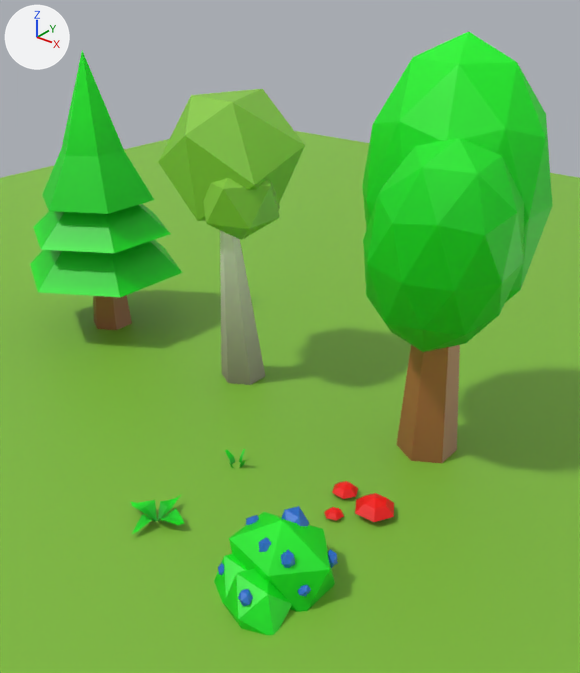
The Blender file assets/world.blend as it was, and as the next commit left it.
Camera for both pictures: a camera (50 mm lens) standing at (3.15, -4.6, 3.79) and looking at (-0.63, 0.13, 0.86). Arrows for +X, +Y and +Z are at upper left; the lights stay in place.

The first picture shows 'Ground', 'berries', 'birch_tree', 'fern', 'maple_tree', 'mushrooms', 'pine_tree'.
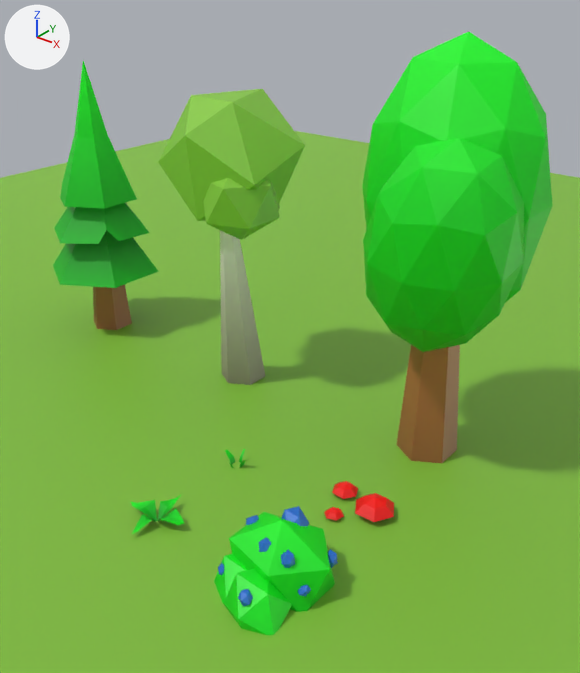
Commit message: improv: spruce trees

Where the change shows, as pixel boxes (x1, y1, x2, y2) in the pictures (580 x 673 px; the box of a moved part takes in the faces that stretch with it):
'pine_tree', reshaped (31% narrower): before (30, 51, 183, 330); after (53, 61, 159, 330)
part 1 of me_cylinder_002, moved or reshaped: before (41, 51, 181, 271); after (60, 61, 149, 246)
part 2 of me_cylinder_002, surface changed: before (30, 204, 183, 297); after (53, 204, 159, 288)

Edits to the bpy script that builds the scene:
```text
Change me_cylinder_002:
    used by ob_pine_tree; location = (-3.52, 0.56, 0.25)
    remove me_cylinder_002.from_pydata(...)  # 51 vertices, 44 faces; spans x -0.76..0.74, y -0.88..0.85, z -0.28..2.65
    add me_cylinder_002.from_pydata(...)  # 57 vertices, 50 faces; spans x -0.53..0.51, y -0.62..0.52, z -0.28..2.56
    me_cylinder_002 part 1
    5 vertices are removed from x -0.3..0.65, y -0.63..0.85, z 0.4..1.69
    12 faces are deleted
    32 vertices move from x -0.76..0.74, y -0.88..0.75, z 0.4..2.65 to x -0.53..0.51, y -0.62..0.51, z 0.4..2.56
    11 vertices are added at x -0.38..0.43, y -0.33..0.52, z 0.4..1.83
    18 new faces join them
    me_cylinder_002 part 2: 8 kept faces spanning x -0.53..0.51, y -0.62..0.51, z 0.4..1.18 get new texture (UV) coordinates
```
